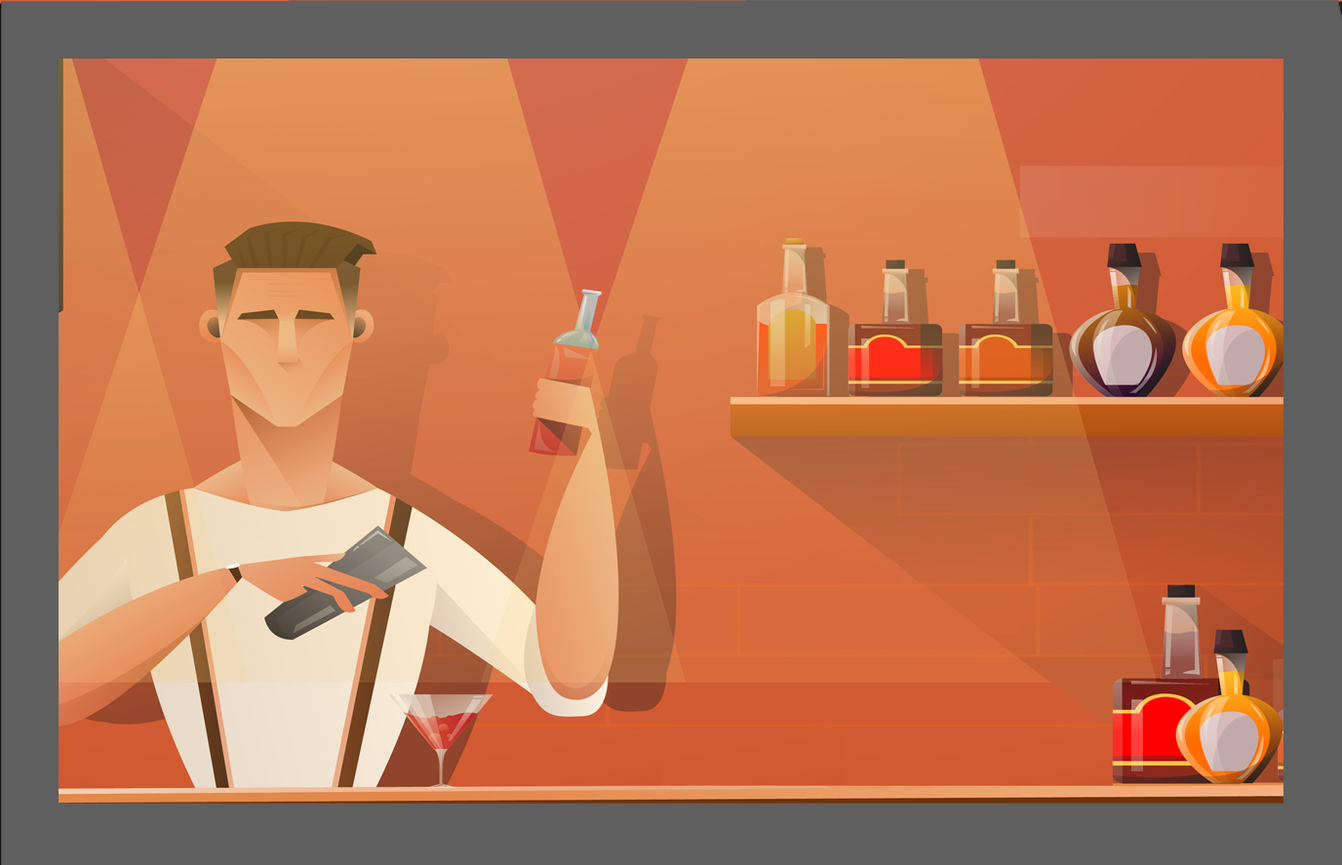
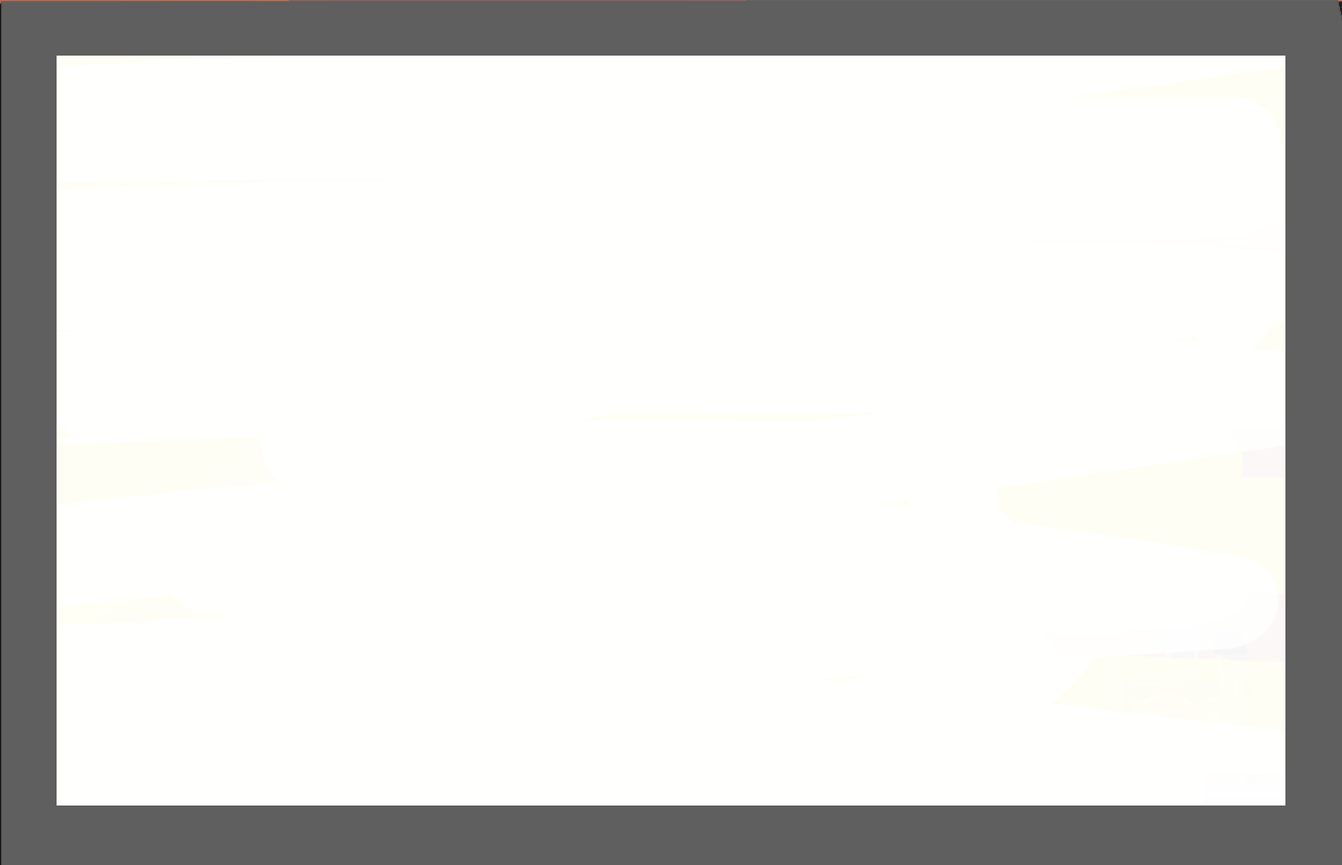
Layers edited between the first and the second 1342px x 865px image:
added layer "Слой 3" above "Слой 2" over [left=56, top=55, right=1286, bottom=806]
